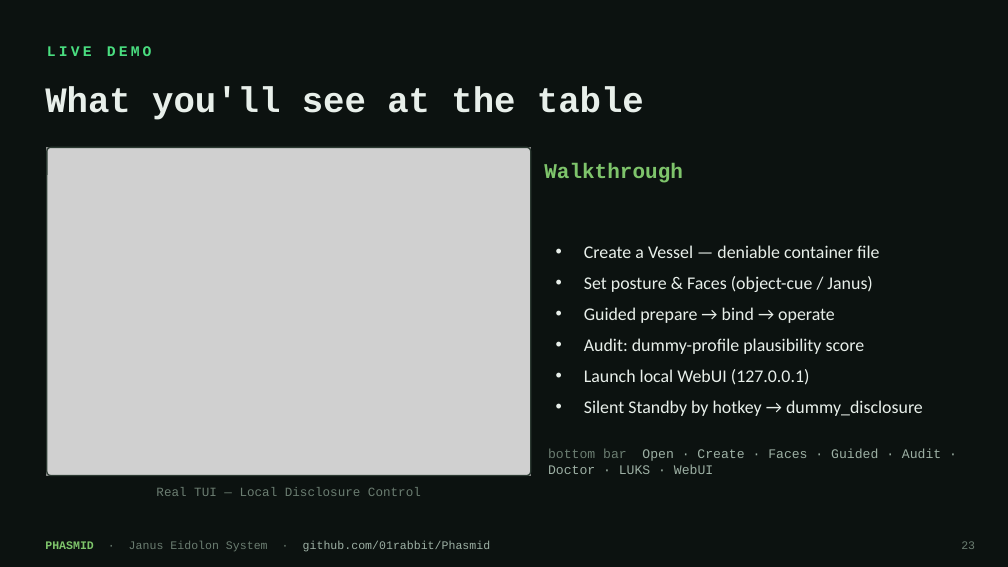
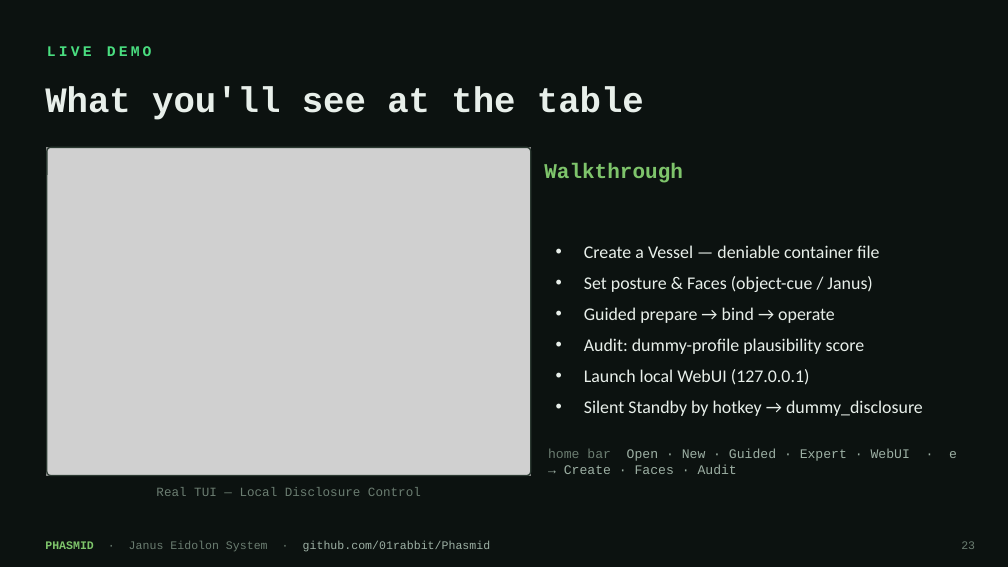
Before and after one commit to 01rabbit/Phantasm, a slide deck: slide 24 of docs/submissions/Phasmid_DEFCON_DemoLabs.pptx. Drawn at 1008x567 pixels with LibreOffice and Linux fonts; fonts in the diff are those of the drawing; grey boxes stand for pictures. Boxes give left, top, right and bottom in pixels: in the first picture for what was removed or moved away, otherwise in the second. Text is boxed around its words. In the diff, an @@ line names an element or a change of style, - is before the commit and + after.

Commit message:
docs(submissions): align the Demo Labs materials with the 0.3.0 TUI (#154)
The runbook, the talk script and slide 24 of the deck all described a single
command bar -- o c i f g a d s l ? q w -- which 0.2.0 replaced with a two-layer
surface: a Simple Operator home screen and Expert controls behind e. Run as
written, Step 1 pressed c and Step 2 pressed f on a screen that binds neither,
and slide 24 would have projected a key bar the audience could see did not match
the terminal beside it. Step 6, the climax, still had the Silent Standby key as
an unfilled blank.

Every value was read off the running application on a Pi Zero 2 W at c74d17f:
the home footer, the expert footer, Ctrl+S for Silent Standby with Ctrl+R or Esc
to recover and no footer entry, and w as an app-level binding. The sequence is
now n -> e -> f -> g -> a -> w -> Ctrl+S.

The deck was edited by string replacement on two package entries with no XML
parser involved; the other 231 entries are byte-identical.

```diff
--- a/docs/submissions/Phasmid_DEFCON_DemoLabs.pptx
+++ b/docs/submissions/Phasmid_DEFCON_DemoLabs.pptx
@@ text at (548, 449, 910, 474): text changed @@
-bottom bar Open · Create · Faces · Guided · Audit · Doctor · LUKS · WebUI
+home bar Open · New · Guided · Expert · WebUI · e → Create · Faces · Audit
```
Also in this commit, not shown: 3 other files.
